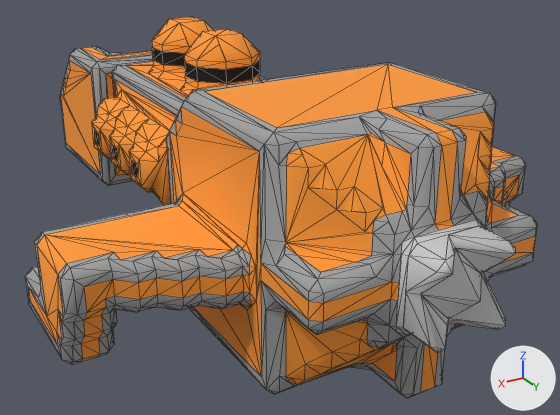
Renders of the OBJ model src/jsMain/resources/meshes/ndrc-2-novaatje-class.obj from each side of a commit.
Camera for both pictures: a 50 mm lens placed at (24.8, 48.3, 26.2), pointed at (-2.1, 3.4, 3.7). Lighting does not change. The marker at lower right points along +X, +Y and +Z. Mesh edges are drawn as thin lines. Where no turn or scale is listed for an object, it has been applied to the vertices.

Before the edit, the objects in view are built like this:
```python
me_ndrc_2_novaatje_class = bpy.data.meshes.new('ndrc-2-novaatje-class')
me_ndrc_2_novaatje_class.from_pydata(...)  # 1511 vertices, 2866 faces; spans x -16.5..16.5, y -25.5..25.5, z 0.0..16.0
me_ndrc_2_novaatje_class.materials.append(mat_ndrc_2_novaatje_class)
ob_ndrc_2_novaatje_class = bpy.data.objects.new('ndrc-2-novaatje-class', me_ndrc_2_novaatje_class)
ob_ndrc_2_novaatje_class.location = (0.0, 0.0, 0.0)
```
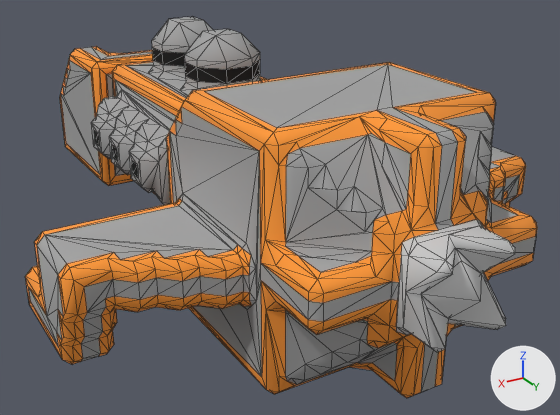
What the commit changed:
me_ndrc_2_novaatje_class is used by ob_ndrc_2_novaatje_class; location (0.0, 0.0, 0.0).
me_ndrc_2_novaatje_class had 1511 vertices, 2866 faces and spanned x -16.5..16.5, y -25.5..25.5, z 0.0..16.0.
me_ndrc_2_novaatje_class now has 1507 vertices, 2864 faces and spans x -16.5..16.5, y -25.5..25.5, z 0.0..16.0.
me_ndrc_2_novaatje_class part 1: 1 vertex moved from x 0.5, y 24.0, z 5.5 to x 2.0, y 24.0, z 7.0; 6 vertices removed from x -7.0..1.7, y 18.5..25.0, z 2.5..11.5; 5 vertices added at x -4.0..6.0, y 20.0..25.0, z 7.5..9.5.
me_ndrc_2_novaatje_class part 2: 1 vertex moved from x -1.0, y -3.0, z 15.0 to x -1.0, y -2.5, z 15.5; 2 vertices removed from x 1.0, y -5.0..0.5, z 15.0..15.5.
me_ndrc_2_novaatje_class part 3: 2408 kept faces spanning x -16.5..16.5, y -25.5..22.7, z 0.0..16.0 get new texture (UV) coordinates.

Pixel boxes [x1, y1, x2, y2] of what changed, in the pictures (560 x 415 px; the box of a moved part takes in the faces that stretch with it):
part 1 of me_ndrc_2_novaatje_class, moved or reshaped: before [360, 194, 505, 364]; after [286, 222, 491, 347]
part 2 of me_ndrc_2_novaatje_class, cut back (orange): before [162, 23, 226, 62]
part 3 of me_ndrc_2_novaatje_class, surface changed: [25, 17, 537, 398] in both
